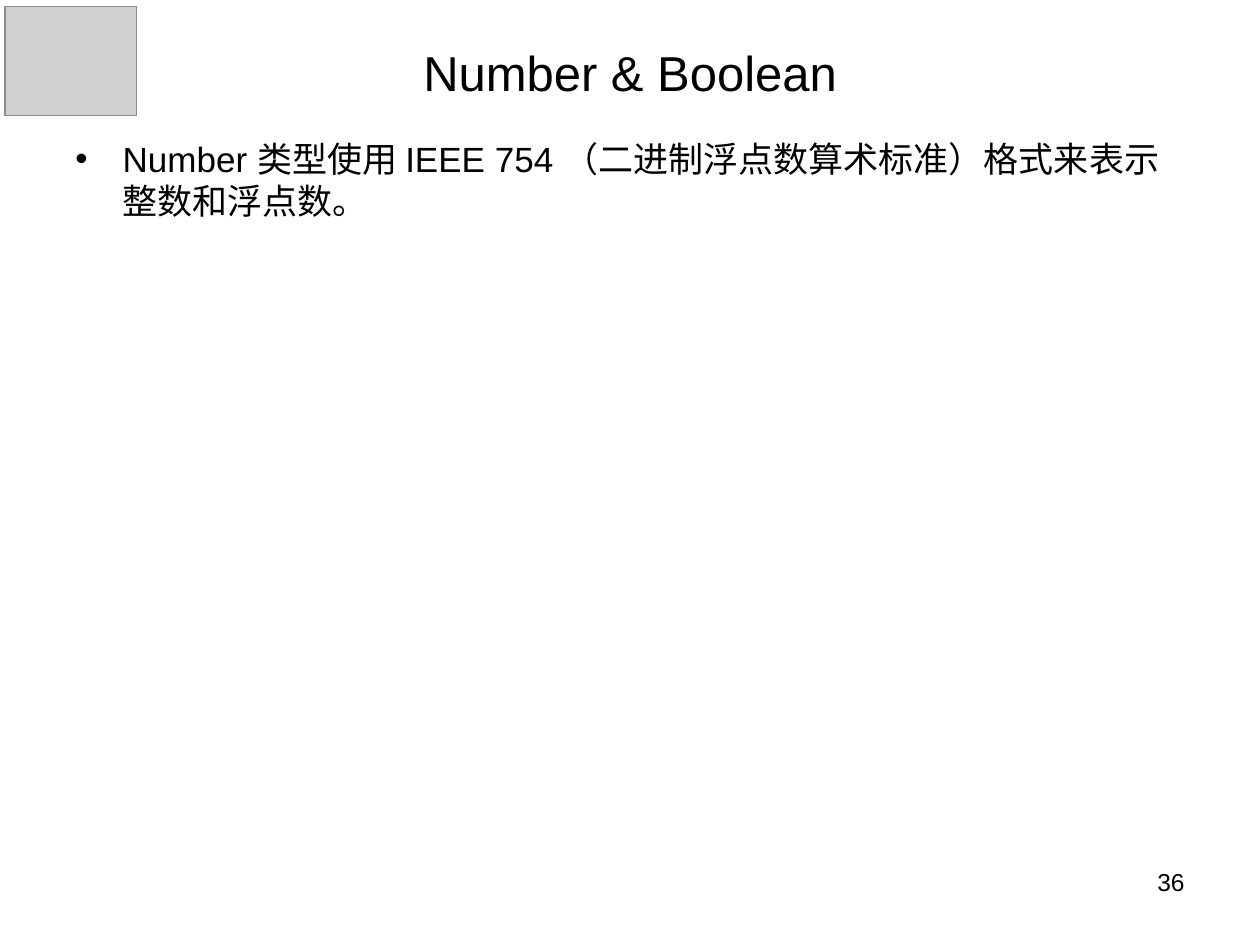
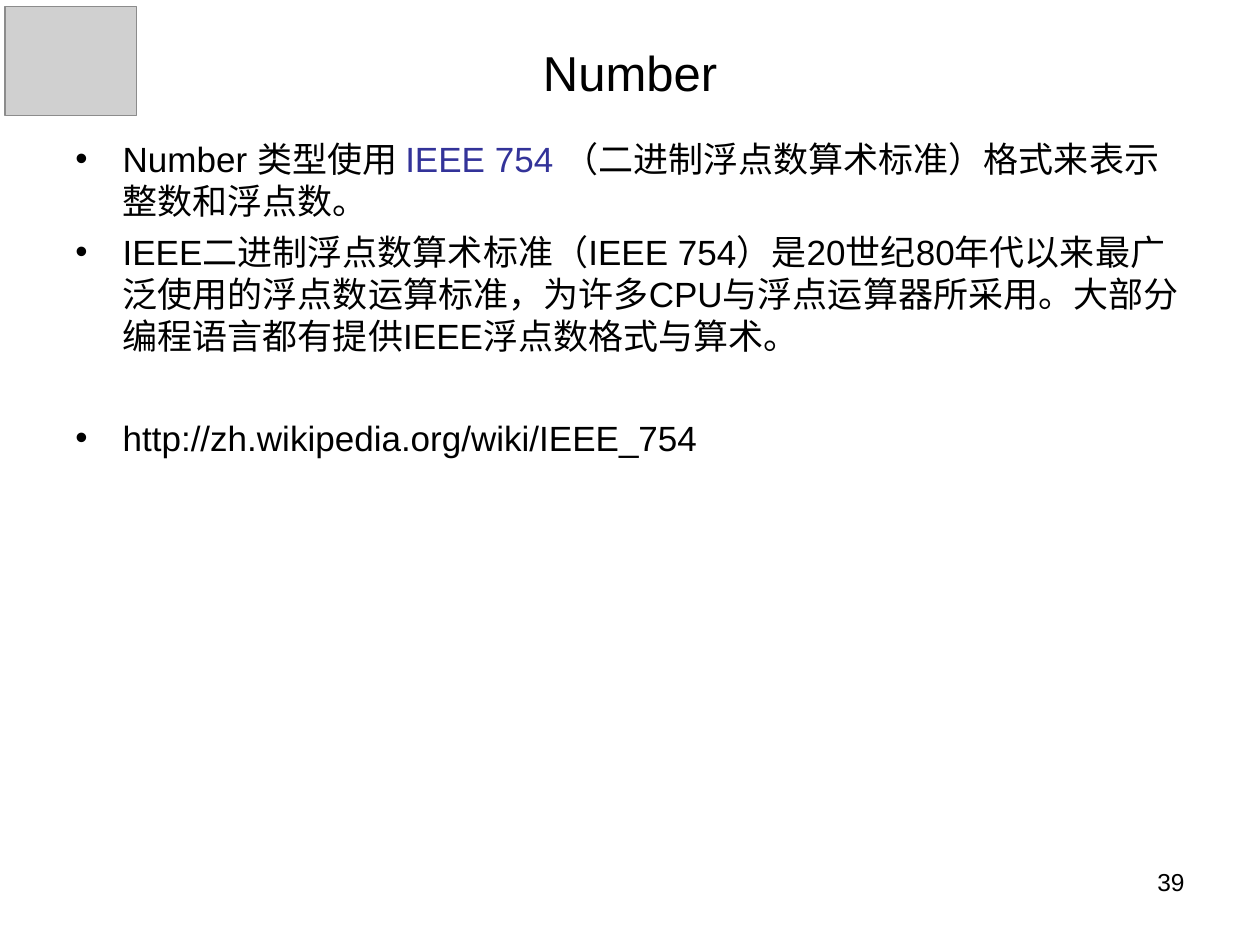
Before and after one commit to panxuepeng/javascript, a slide deck: slide 39 of ppt/1-1（第一天课程）.ppt (slide 36 before the commit). Drawn at 1260x945 pixels with LibreOffice and Linux fonts; fonts in the diff are those of the drawing; grey boxes stand for pictures. Boxes give left, top, right and bottom in pixels: in the first picture for what was removed or moved away, otherwise in the second. Text is boxed around its words. In the diff, an @@ line names an element or a change of style, - is before the commit and + after.

```diff
--- a/ppt/1-1（第一天课程）.ppt
+++ b/ppt/1-1（第一天课程）.ppt
@@ title at <box>543,55,717,92</box>: text changed @@
-Number & Boolean
+Number
@@ text at <box>123,142,1159,217</box>: text colour #000000 to #333399 in "IEEE 754" @@
@@ text at <box>123,237,1179,457</box>: paragraphs added @@
+• IEEE二进制浮点数算术标准（IEEE 754）是20世纪80年代以来最广泛使用的浮点数运算标准，为许多CPU与浮点运算器所采用。大部分编程语言都有提供IEEE浮点数格式与算术。
+• http://zh.wikipedia.org/wiki/IEEE_754
@@ page number at <box>1157,874,1184,892</box>: text changed @@
-36
+39
```
Also in this commit, not shown: 39 other slides changed, 14 slides added, 4 slides removed, 1 other file.
